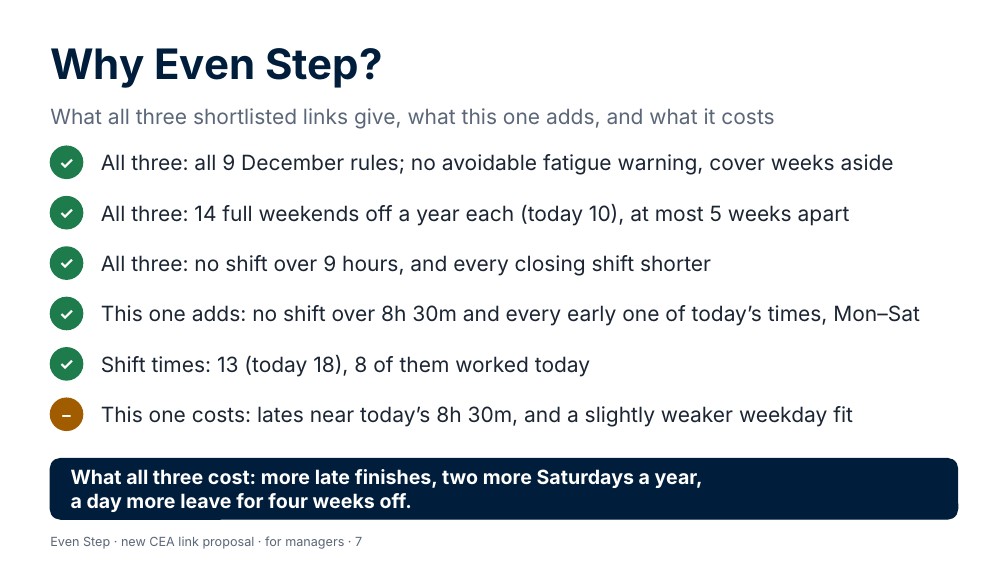
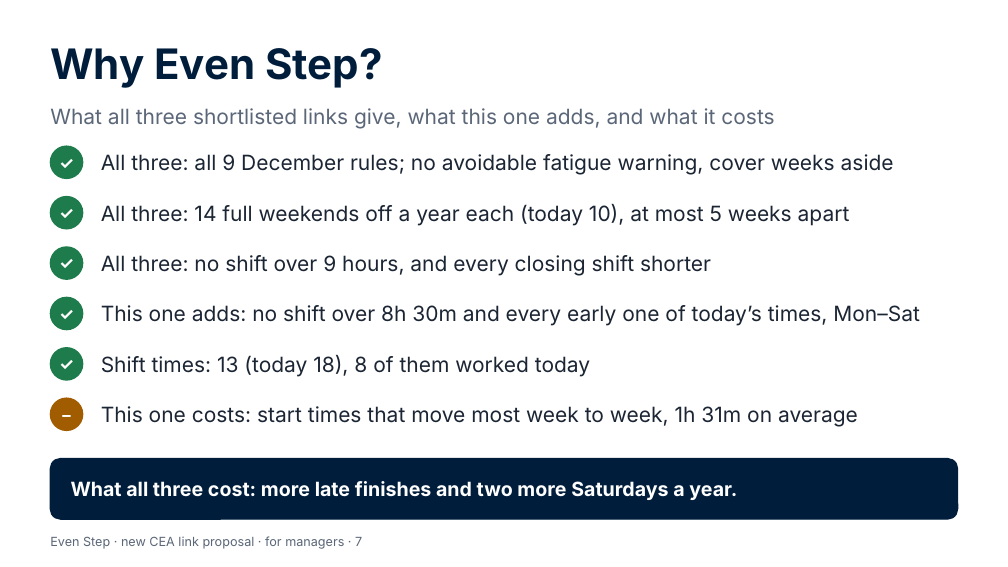
Before and after one commit to Garethdavidmiller/roster-app, a slide deck: slide 7 of docs/links-26/presentations/Even-Step-for-managers.pptx. Drawn at 1008x567 pixels with LibreOffice and Linux fonts; fonts in the diff are those of the drawing. Boxes give left, top, right and bottom in pixels: in the first picture for what was removed or moved away, otherwise in the second. Text is boxed around its words. In the diff, an @@ line names an element or a change of style, - is before the commit and + after.

```diff
--- a/docs/links-26/presentations/Even-Step-for-managers.pptx
+++ b/docs/links-26/presentations/Even-Step-for-managers.pptx
@@ text at (x1=101, y1=406, x2=858, y2=427): text changed @@
-This one costs: lates near today’s 8h 30m, and a slightly weaker weekday fit
+This one costs: start times that move most week to week, 1h 31m on average
@@ text at (x1=71, y1=481, x2=737, y2=500): text changed @@
-What all three cost: more late finishes, two more Saturdays a year, a day more leave for four weeks off.
+What all three cost: more late finishes and two more Saturdays a year.
```
Also in this commit, not shown: 53 other files.
